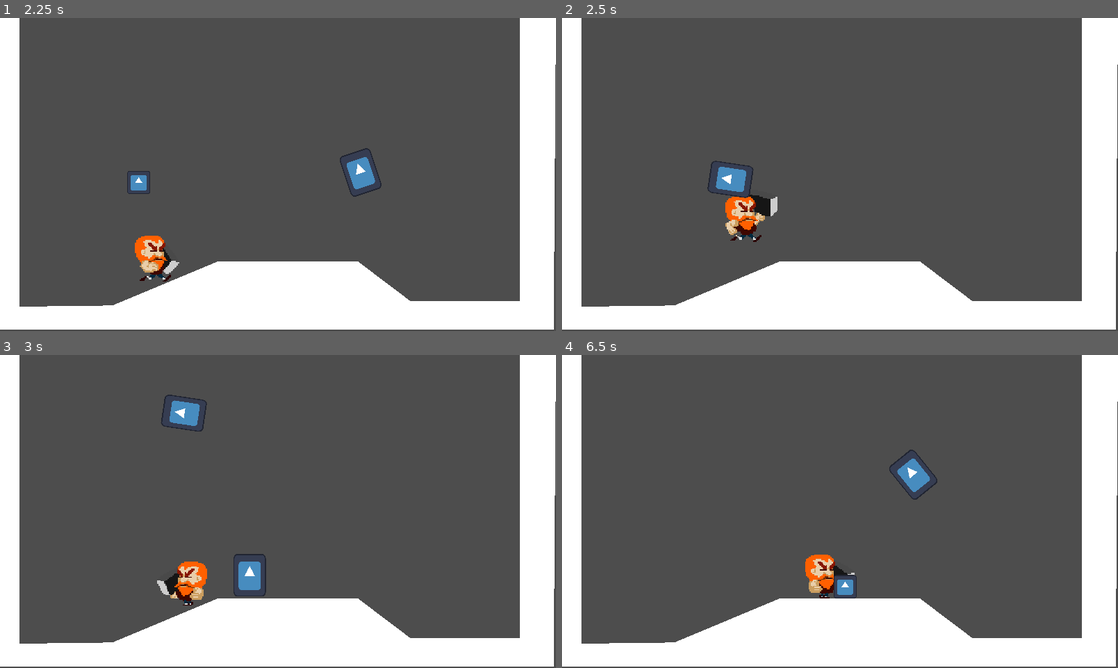
Above: before the commit, frames 1-4 (two rows, left to right).
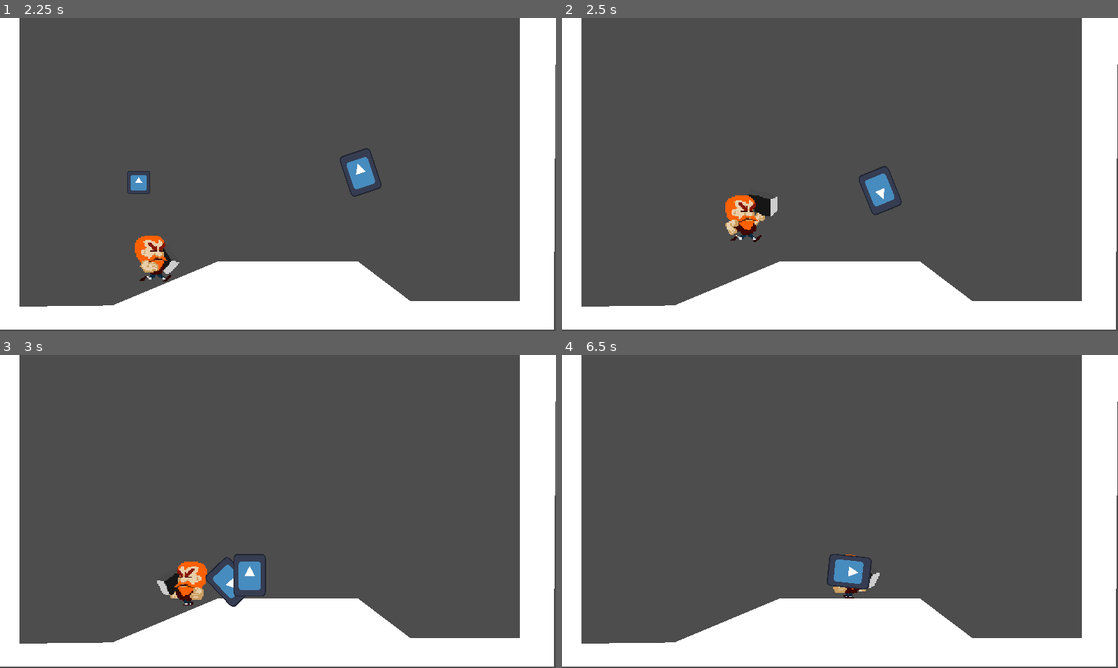
Above: after the commit, the same moments.

Repository: simonoNilssono/godot-project-thor
Game: Godot game, scene res://Scenes/main.tscn
Two runs of this game, one before a commit and one after it. Both use one fixed random seed, a clock stepped at 60 frames per second and the inputs below. The engine's default icon, where the game draws it, is replaced by a stand-in: a white triangle on a blue panel in a dark square.
Inputs (mouse positions are in pixels of both pictures, inside the frame that each line leads up to):
- Up to frame 1 (2.25 s): click "Play Game" at 0.5 s; move the mouse to (400, 158) at 1.27 s; hold Right mouse button (Throw Hammer) 1.28-2.03 s; hold D (Right) from 1.28 s (still down); tap W (Up) at 1.52 s; move the mouse to (166, 190) at 2.02 s; tap U (Spawn Enemy) at 2.1 s
- Up to frame 2 (2.5 s): keep holding D (Right); tap W (Up) at 2.27 s; right-click (728, 190) at 2.3 s
- Up to frame 3 (3 s): move the mouse to (333, 442) at 2.77 s; release D (Right) at 2.78 s; press the mouse at (333, 442) at 2.78 s; hold A (Left) from 2.78 s (still down)
- Up to frame 4 (6.5 s): right-click (895, 442) at 3.05 s; move the mouse to (812, 574) at 3.52 s; release A (Left) at 3.53 s; release the mouse at (812, 574) at 3.53 s; hold D (Right) 3.53-5.03 s; right-click (812, 574) at 3.6 s; tap W (Up) at 3.77, 4.52, 5.27 s; move the mouse to (1006, 558) at 4.27 s; hold Right mouse button (Throw Hammer) 4.28-5.03 s; move the mouse to (673, 464) at 5.02 s; hold A (Left) 5.03-5.78 s; tap U (Spawn Enemy) at 5.1 s; right-click (673, 464) at 5.3 s; move the mouse to (867, 511) at 5.77 s; press the mouse at (867, 511) at 5.78 s; hold D (Right) from 5.78 s (still down); right-click (867, 511) at 6.05 s

Frame 1 is identical in both runs. In frame 2, 0.9% of the frame differs, in the area x 26-62%, y 45-64%; in frame 3, 0.8%; in frame 4, 1.7%, in the area x 43-68%, y 30-78%.

Commit message:
wip on throw return code

Diff:
--- a/Scenes/lvl_1.tscn
+++ b/Scenes/lvl_1.tscn
@@ -6,12 +6,12 @@
 [node name="Lvl1" type="Node2D"]
 script = ExtResource("1_enerb")
 
+[node name="Player" parent="." instance=ExtResource("2_auyrg")]
+position = Vector2(41, 242)
+
 [node name="ground" type="StaticBody2D" parent="." groups=["Terrain"]]
 
 [node name="CollisionPolygon2D" type="CollisionPolygon2D" parent="ground"]
 polygon = PackedVector2Array(-1, -1, 17, 0, 17, 249, 97, 248, 188, 210, 309, 210, 354, 244, 449, 244, 449, 0, 480, 0, 478, 269, 0, 269)
 
 [node name="Polygon2D" type="Polygon2D" parent="ground/CollisionPolygon2D"]
-
-[node name="Player" parent="ground/CollisionPolygon2D" instance=ExtResource("2_auyrg")]
-position = Vector2(41, 242)
--- a/Scripts/global.gd
+++ b/Scripts/global.gd
@@ -1,4 +1,4 @@
 extends Node
 
 signal startSwing
-signal startThrow(Vector2)
+signal startThrow(Int,Vector2)
--- a/Scripts/hammer.gd
+++ b/Scripts/hammer.gd
@@ -3,9 +3,9 @@
 
 var speed = 300
 var direction: int
-var targetDir : Vector2
-
-enum State {Swung, Thrown}
+var targetPos : Vector2
+var startPos : Vector2
+enum State {Swung, Thrown, Returning}
 var current_state = State
 # Called when the node enters the scene tree for the first time.
 func _ready() -> void:
@@ -16,7 +16,14 @@
 func _physics_process(delta: float) -> void:
 	if current_state == State.Thrown:
 		position += (transform.x * speed * delta)
+		if position.x > targetPos.x:
+			current_state = State.Returning
 
+	if current_state == State.Returning:
+		look_at(get_parent().get_child(0).position)
+		position += (transform.x * speed * delta)
+		if position.x < get_parent().get_child(0).position.x:
+			queue_free()
 
 # placeholder
 func _on_area_entered(area: Area2D) -> void:
@@ -38,11 +45,13 @@
 func _on_swing_timer_timeout() -> void:
 	queue_free()
 
-func _on_throw_timer_start(mousePos):
+func _on_throw_timer_start(mouseDirX,mousePos):
 	$ThrowTimer.start()
 	current_state = State.Thrown
+	look_at(get_global_mouse_position())
+	targetPos = get_global_mouse_position()
 
-	look_at(get_global_mouse_position())
-
+	startPos = position
+	direction = mouseDirX
 func _on_throw_timer_timeout() -> void:
 	queue_free()
--- a/Scripts/player.gd
+++ b/Scripts/player.gd
@@ -89,10 +89,10 @@
 	get_parent().add_child(hammer)
 	return hammer
 
-#Throw hammer
+#Throw hammer from the correct position
 func hammerThrow(mouseDirX,mousePos) -> void:
-		instantiateHammer(mouseDirX()).position +=  Vector2(0,-25)
-		Global.startThrow.emit(mousePos)
+		instantiateHammer(mouseDirX()).position += Vector2(0,-25)
+		Global.startThrow.emit(mouseDirX,mousePos)
 
 
 #Swing hammer left or right depending on mouse pos (+ or - 1)
--- a/hammer.tscn
+++ b/hammer.tscn
@@ -24,6 +24,7 @@
 one_shot = true
 
 [node name="ThrowTimer" type="Timer" parent="."]
+wait_time = 10.488
 one_shot = true
 
 [connection signal="area_entered" from="." to="." method="_on_area_entered"]
